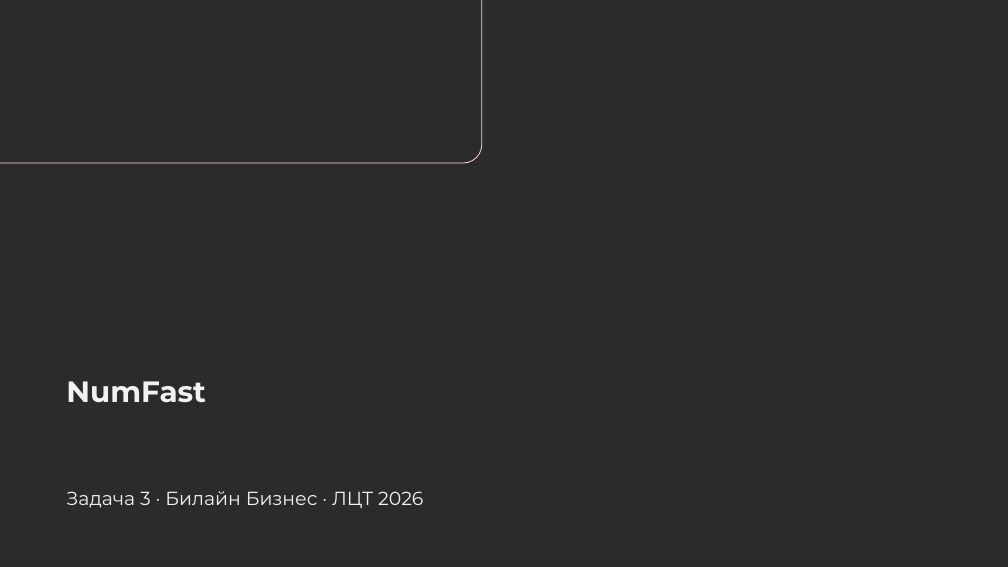
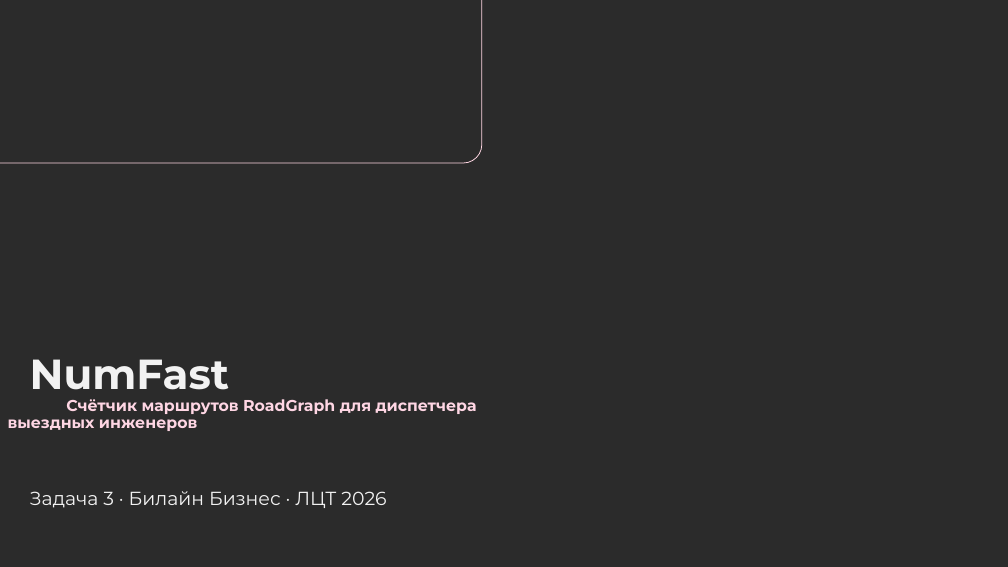
Before and after one commit to mikech76/case-13-field-engineer-routing-team-numfast, a slide deck: slide 1 of pres/lct-b03-numfast.pptx. Drawn at 1008x567 pixels with LibreOffice and Linux fonts; fonts in the diff are those of the drawing; background and template pictures are left out; a plain dark background stands for a picture behind light text. Boxes give left, top, right and bottom in pixels: in the first picture for what was removed or moved away, otherwise in the second. Text is boxed around its words. In the diff, an @@ line names an element or a change of style, - is before the commit and + after.

```diff
--- a/pres/lct-b03-numfast.pptx
+++ b/pres/lct-b03-numfast.pptx
@@ title at <box>30,359,229,400</box>: size 28 to 40 pt in "NumFast"; indent changed @@
@@ title at <box>8,399,477,431</box>: paragraph added @@
+Счётчик маршрутов RoadGraph для диспетчера выездных инженеров
@@ text "Задача 3 · Билайн Бизнес ..." at <box>30,491,386,508</box>: indent changed @@
```
Also in this commit, not shown: 2 other slides changed, 5 slides removed.
